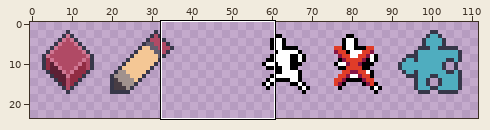
A sprite sheet gets an edit: android/assets/graphics/atlas/tools.png. The picture above shows the old version from afar; the outline marks the close-up.
Close-up. As it was:
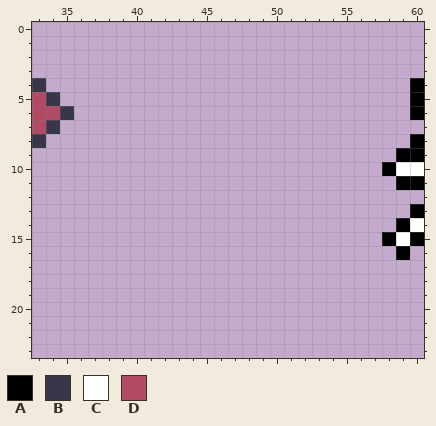
The file is 128x32 pixels. Shown: x 33..60, y 0..23. The old version is drawn lined up with the new one. The wide view leaves out empty margins.
Palette (. is transparent): A #000000  B #373749  C #ffffff  D #b04a65
Pixels before, first column x 33:
 4 B..........................A
 5 DB.........................A
 6 DDB........................A
 7 DB..........................
 8 B..........................A
 9 ..........................AA
10 .........................ACC
11 ..........................AA
12 ............................
13 ...........................A
14 ..........................AC
15 .........................ACA
16 ..........................A.
Now the later version:
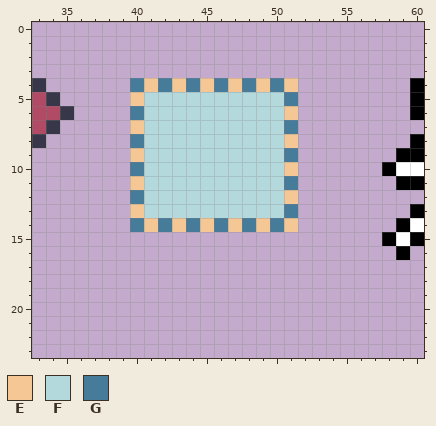
Colours new in this view: E #f4c795  F #b3d9dd  G #467c9a
Diff:
drawings rearranged on the sheet (the old picture shows each at its new place)
Changed rows in their new state; - is an unchanged pixel.
first column x 40:
 4 GEGEGEGEGEGE
 5 EFFFFFFFFFFG
 6 GFFFFFFFFFFE
 7 EFFFFFFFFFFG
 8 GFFFFFFFFFFE
 9 EFFFFFFFFFFG
10 GFFFFFFFFFFE
11 EFFFFFFFFFFG
12 GFFFFFFFFFFE
13 EFFFFFFFFFFG
14 GEGEGEGEGEGE
Changed places in both close-ups, as pixel boxes (x1, y1, x2, y2):
added: (130, 78, 298, 232)
